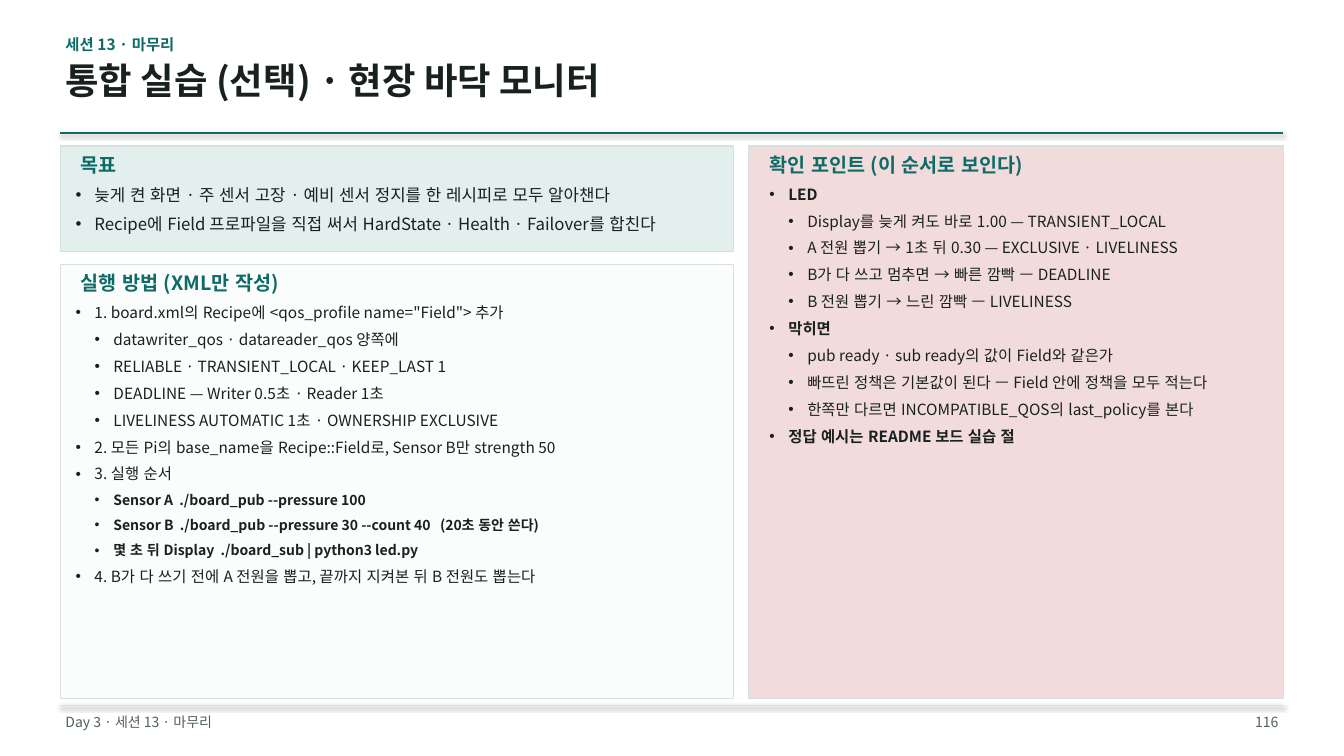
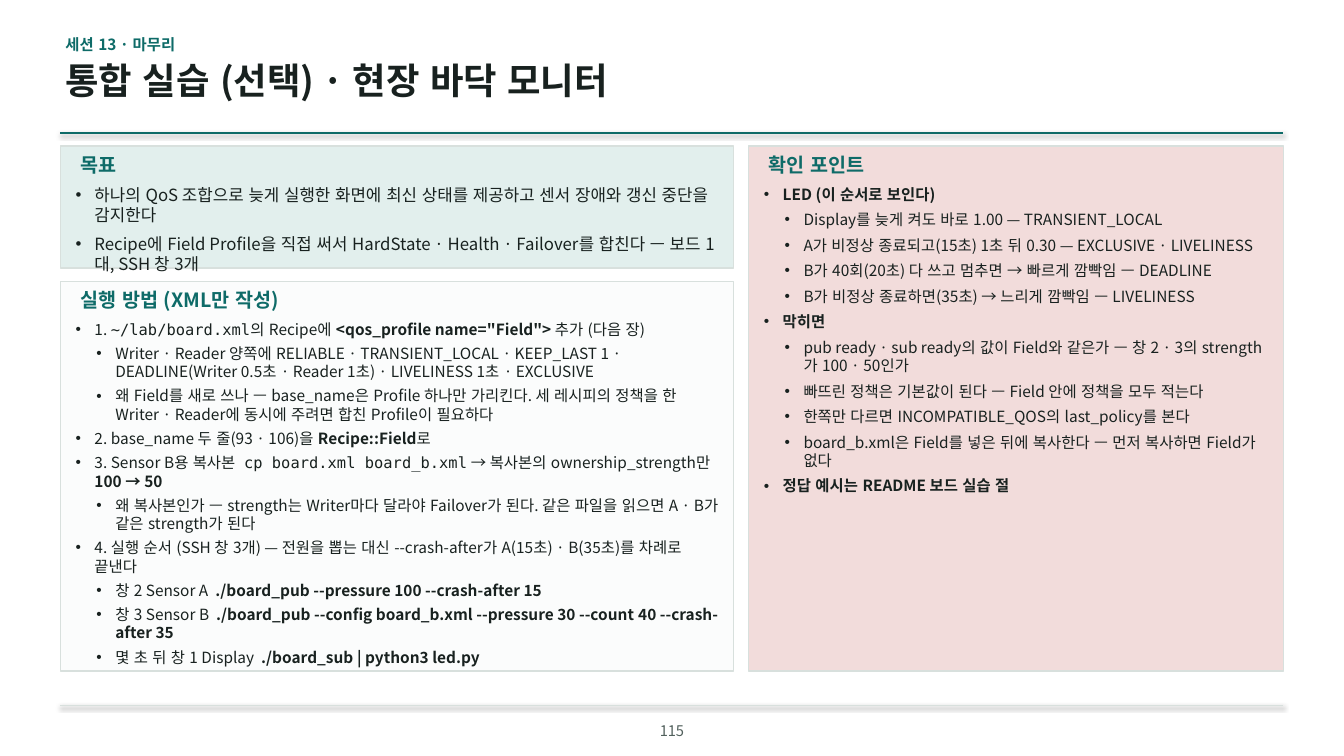
Before and after one commit to IntellectusCorp/int2DDS-lecture, a slide deck: slide 115 of int2dds-lecture-for-beginner.pptx (slide 116 before the commit). Drawn at 1344x756 pixels with LibreOffice and Linux fonts; fonts in the diff are those of the drawing; background and template pictures are left out. Boxes give left, top, right and bottom in pixels: in the first picture for what was removed or moved away, otherwise in the second. Text is boxed around its words. In the diff, an @@ line names an element or a change of style, - is before the commit and + after.

```diff
--- a/int2dds-lecture-for-beginner.pptx
+++ b/int2dds-lecture-for-beginner.pptx
@@ text "통합 실습 (선택) · 현장 ..." rewrapped from box(65, 63, 599, 101) to box(65, 63, 608, 101) @@
@@ rectangle: place and size @@
-rectangle at box(60, 146, 734, 251)
+rectangle at box(60, 146, 734, 268)
@@ rectangle: place and size @@
-rectangle at box(749, 146, 1285, 699)
+rectangle at box(749, 146, 1285, 671)
@@ text at box(769, 155, 864, 174): text changed @@
-확인 포인트 (이 순서로 보인다)
+확인 포인트
@@ text at box(94, 187, 708, 272): text changed @@
-• 늦게 켠 화면 · 주 센서 고장 · 예비 센서 정지를 한 레시피로 모두 알아챈다
-• Recipe에 Field 프로파일을 직접 써서 HardState · Health · Failover를 합친다
+• 하나의 QoS 조합으로 늦게 실행한 화면에 최신 상태를 제공하고 센서 장애와 갱신 중단을 감지한다
+• Recipe에 Field Profile을 직접 써서 HardState · Health · Failover를 합친다 — 보드 1대, SSH 창 3개
@@ text at box(783, 187, 936, 203): text changed @@
-• LED
+• LED (이 순서로 보인다)
@@ text at box(783, 212, 1204, 496): list level 1 to 2 in "Display를 늦게 켜도 바로 1.00 ..."; less space between paragraphs; list level 1 to 2 in "빠뜨린 정책은 기본값이 된다 — ..."; list level 1 to 2 in "한쪽만 다르면 INCOMPATIBLE_QOS의 last_policy를 본다" @@
@@ text at box(804, 238, 1253, 303): text changed @@
-• A 전원 뽑기 → 1초 뒤 0.30 — EXCLUSIVE · LIVELINESS
-• B가 다 쓰고 멈추면 → 빠른 깜빡 — DEADLINE
-• B 전원 뽑기 → 느린 깜빡 — LIVELINESS
+  • A가 비정상 종료되고(15초) 1초 뒤 0.30 — EXCLUSIVE · LIVELINESS
+  • B가 40회(20초) 다 쓰고 멈추면 → 빠르게 깜빡임 — DEADLINE
+  • B가 비정상 종료하면(35초) → 느리게 깜빡임 — LIVELINESS
@@ rectangle: place and size @@
-rectangle at box(60, 264, 734, 699)
+rectangle at box(60, 281, 734, 671)
@@ text "실행 방법 (XML만 작성)": place and size @@
-text "실행 방법 (XML만 작성)" at box(81, 273, 279, 294)
+text "실행 방법 (XML만 작성)" at box(81, 290, 279, 311)
@@ text at box(94, 322, 718, 667): text changed @@
-• 1. board.xml의 Recipe에 <qos_profile name="Field"> 추가
-• datawriter_qos · datareader_qos 양쪽에
-• RELIABLE · TRANSIENT_LOCAL · KEEP_LAST 1
-• DEADLINE — Writer 0.5초 · Reader 1초
-• LIVELINESS AUTOMATIC 1초 · OWNERSHIP EXCLUSIVE
-• 2. 모든 Pi의 base_name을 Recipe::Field로, Sensor B만 strength 50
-• 3. 실행 순서
-• Sensor A ./board_pub --pressure 100
-• Sensor B ./board_pub --pressure 30 --count 40 (20초 동안 쓴다)
-• 몇 초 뒤 Display ./board_sub | python3 led.py
-• 4. B가 다 쓰기 전에 A 전원을 뽑고, 끝까지 지켜본 뒤 B 전원도 뽑는다
+• 1. ~/lab/board.xml의 Recipe에 <qos_profile name="Field"> 추가 (다음 장)
+  • Writer · Reader 양쪽에 RELIABLE · TRANSIENT_LOCAL · KEEP_LAST 1 · DEADLINE(Writer 0.5초 · Reader 1초) · LIVELINESS 1초 · EXCLUSIVE
+  • 왜 Field를 새로 쓰나 — base_name은 Profile 하나만 가리킨다. 세 레시피의 정책을 한 Writer · Reader에 동시에 주려면 합친 Profile이 필요하다
+• 2. base_name 두 줄(93 · 106)을 Recipe::Field로
+• 3. Sensor B용 복사본 cp board.xml board_b.xml → 복사본의 ownership_strength만 100 → 50
+  • 왜 복사본인가 — strength는 Writer마다 달라야 Failover가 된다. 같은 파일을 읽으면 A · B가 같은 strength가 된다
+• 4. 실행 순서 (SSH 창 3개) — 전원을 뽑는 대신 --crash-after가 A(15초) · B(35초)를 차례로 끝낸다
+  • 창 2 Sensor A ./board_pub --pressure 100 --crash-after 15
+  • 창 3 Sensor B ./board_pub --config board_b.xml --pressure 30 --count 40 --crash-after 35
+  • 몇 초 뒤 창 1 Display ./board_sub | python3 led.py
@@ text at box(804, 340, 1198, 373): text changed @@
-• pub ready · sub ready의 값이 Field와 같은가
+  • pub ready · sub ready의 값이 Field와 같은가 — 창 2 · 3의 strength가 100 · 50인가
@@ text at box(804, 435, 1255, 468): paragraph added @@
+  • board_b.xml은 Field를 넣은 뒤에 복사한다 — 먼저 복사하면 Field가 없다
@@ text removed at box(65, 715, 212, 730) @@
-Day 3 · 세션 13 · 마무리
@@ page number removed at box(1255, 716, 1278, 727) @@
-116
@@ page number added at box(660, 725, 684, 736), 10.5 pt, text #51605C @@
+115
```
Also in this commit, not shown: 111 other slides changed, 7 slides added, 10 slides removed, 1 other file.
